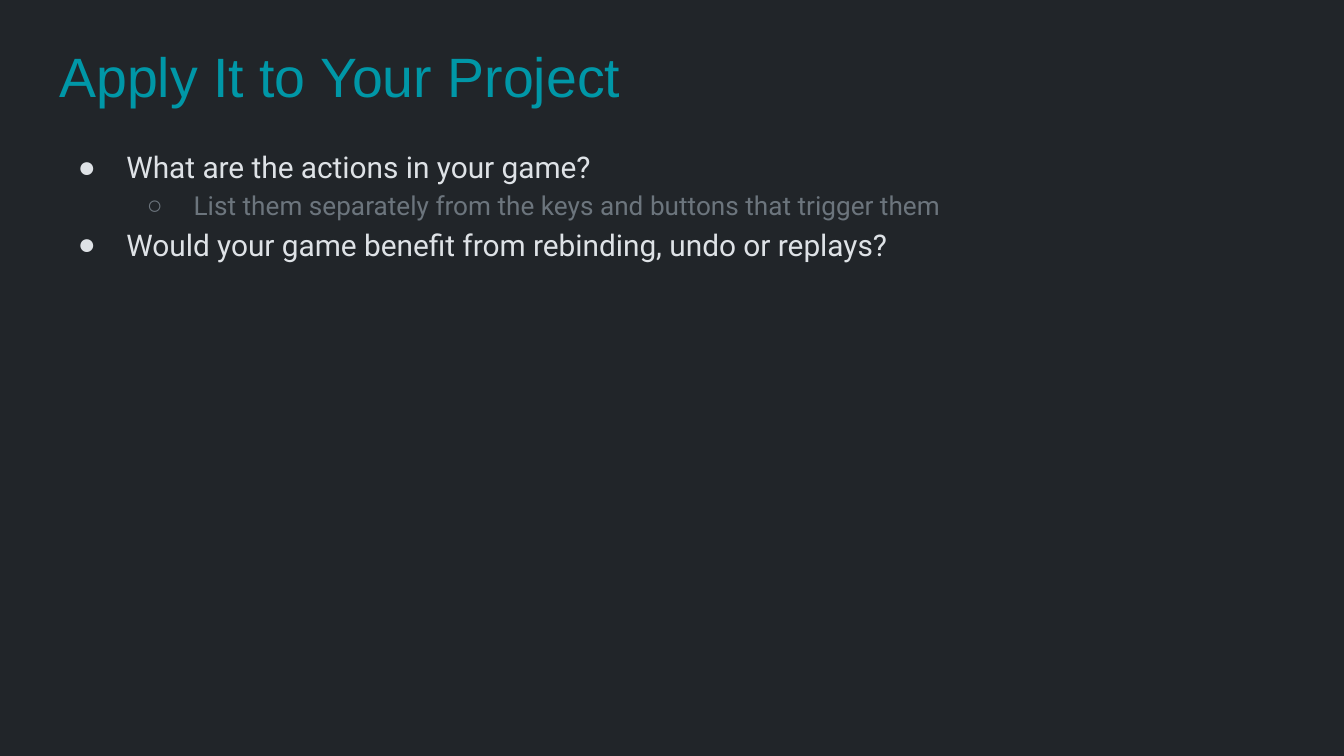
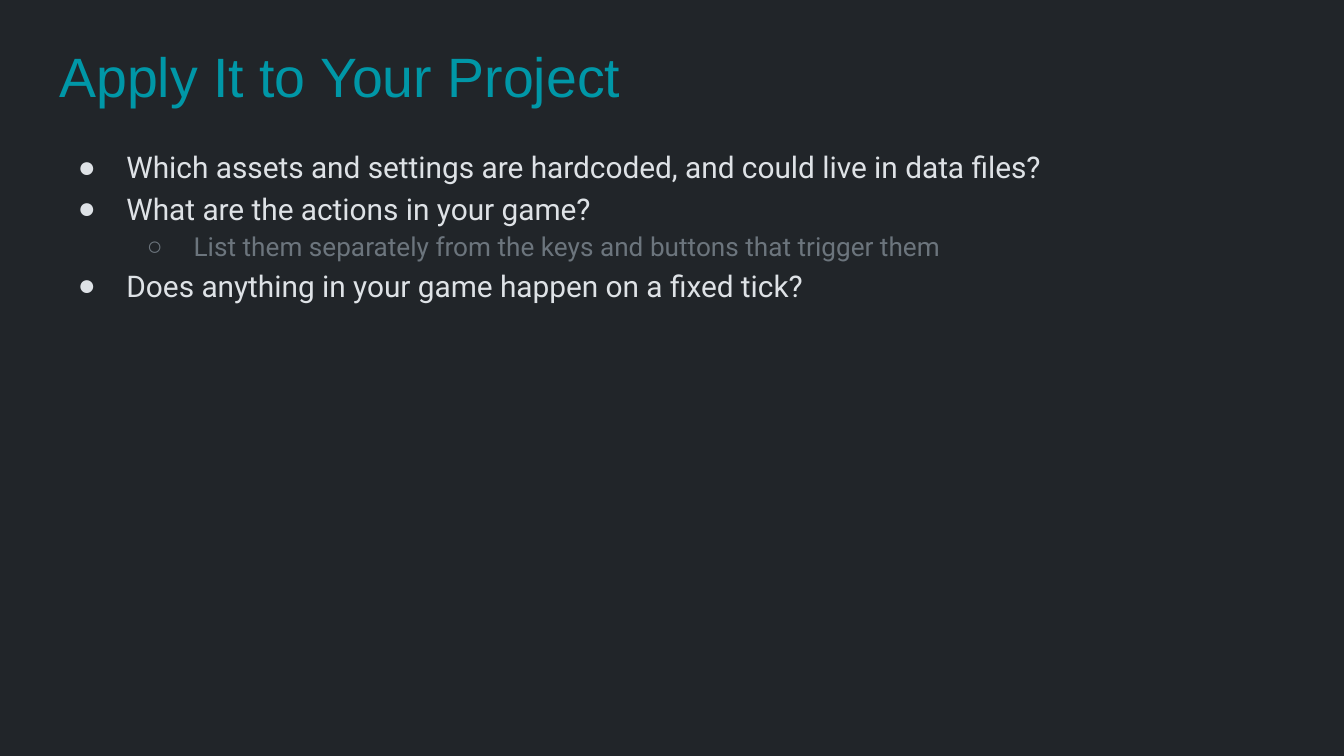
Before and after one commit to Metamate/gar, a slide deck: slide 33 of slides/03 Snake.pptx (slide 40 before the commit). Drawn at 1344x756 pixels with LibreOffice and Linux fonts; fonts in the diff are those of the drawing. Boxes give left, top, right and bottom in pixels: in the first picture for what was removed or moved away, otherwise in the second. Text is boxed around its words. In the diff, an @@ line names an element or a change of style, - is before the commit and + after.

```diff
--- a/slides/03 Snake.pptx
+++ b/slides/03 Snake.pptx
@@ text at box(126, 155, 1041, 184): paragraph added @@
+● Which assets and settings are hardcoded, and could live in data files?
@@ text at box(126, 274, 803, 304): text changed @@
-● Would your game benefit from rebinding, undo or replays?
+● Does anything in your game happen on a fixed tick?
```
Also in this commit, not shown: 9 other slides changed, 4 slides added, 11 slides removed, 2 other files.
